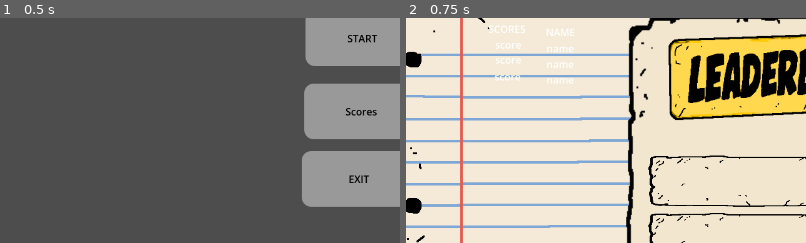
Above: before the commit, frames 1-2 (left to right).
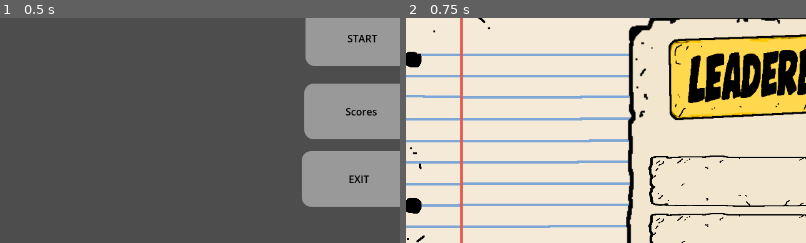
Above: after the commit, the same moments.

Repository: Jsalazar68/3390_project3
Game: Godot game, scene res://scenes/main_menu/Menu.tscn
Two runs of this game, one before a commit and one after it. Both use one fixed random seed, a clock stepped at 60 frames per second and the inputs below.
Inputs:
- Up to frame 1 (0.5 s): no input
- Up to frame 2 (0.75 s): click "Scores" at 0.5 s
The pictures show only the part of the screen within x 3-53%, y 7-57%; the shares and areas given below are measured in that part.

Frame 1 is identical in both runs. In frame 2, 0.5% of the frame differs, in the area x 20-42%, y 3-30%.
Error in both runs: Trying to assign value of type 'Nil' to a variable of type 'Array'. (res://scripts/gameplay/Network.gd:51)

Commit message:
deleted labels

Diff:
--- a/scenes/game/Score.tscn
+++ b/scenes/game/Score.tscn
@@ -46,65 +46,3 @@
 position = Vector2(8, 41)
 scale = Vector2(1, 0.43847656)
 texture = ExtResource("5_64aje")
-
-[node name="Scores" type="Label" parent="." unique_id=1419231091]
-offset_left = 175.0
-offset_top = 54.0
-offset_right = 236.0
-offset_bottom = 93.0
-text = "SCORES"
-
-[node name="score_1" type="Label" parent="Scores" unique_id=1158604852]
-layout_mode = 0
-offset_left = 11.0
-offset_top = 25.0
-offset_right = 67.0
-offset_bottom = 48.0
-text = "score"
-
-[node name="score_2" type="Label" parent="Scores" unique_id=1665754818]
-layout_mode = 0
-offset_left = 11.0
-offset_top = 49.0
-offset_right = 66.0
-offset_bottom = 72.0
-text = "score"
-
-[node name="score_3" type="Label" parent="Scores" unique_id=1936624597]
-layout_mode = 0
-offset_left = 10.0
-offset_top = 76.0
-offset_right = 52.0
-offset_bottom = 99.0
-text = "score"
-
-[node name="Name" type="Label" parent="." unique_id=1104552520]
-offset_left = 267.0
-offset_top = 59.0
-offset_right = 314.0
-offset_bottom = 82.0
-text = "NAME"
-
-[node name="name_1" type="Label" parent="Name" unique_id=1893726408]
-layout_mode = 0
-offset_left = 1.0
-offset_top = 26.0
-offset_right = 59.0
-offset_bottom = 49.0
-text = "name"
-
-[node name="name_2" type="Label" parent="Name" unique_id=1765146583]
-layout_mode = 0
-offset_left = 1.0
-offset_top = 51.0
-offset_right = 59.0
-offset_bottom = 74.0
-text = "name"
-
-[node name="name_3" type="Label" parent="Name" unique_id=1772707714]
-layout_mode = 0
-offset_left = 1.0
-offset_top = 76.0
-offset_right = 45.0
-offset_bottom = 99.0
-text = "name"
